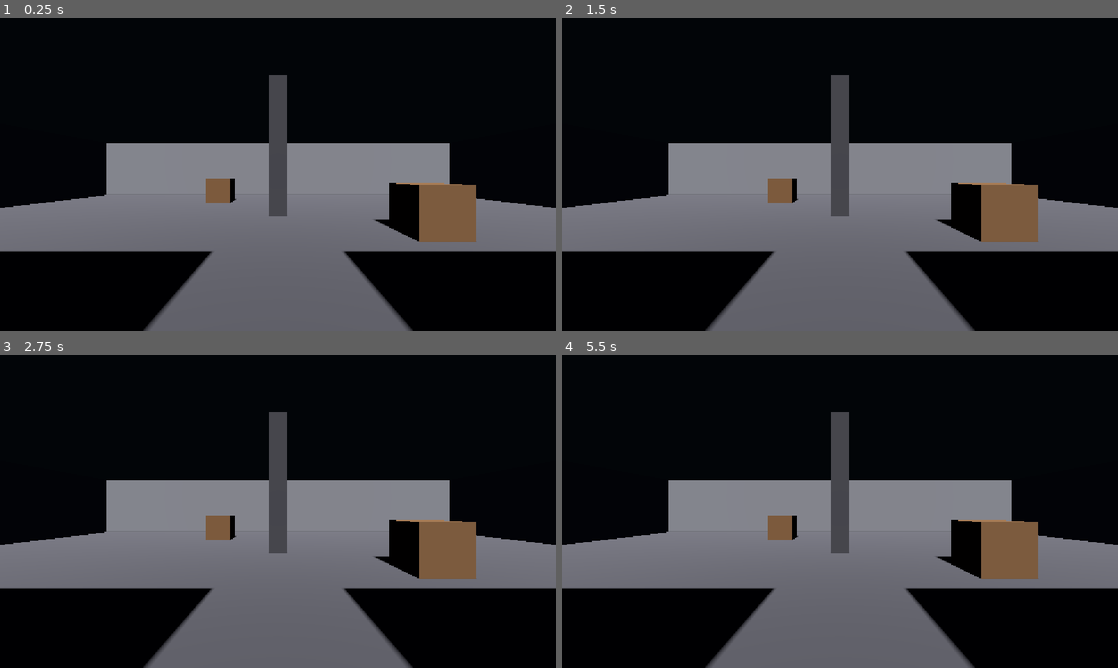
Above: before the commit, frames 1-4 (two rows, left to right).
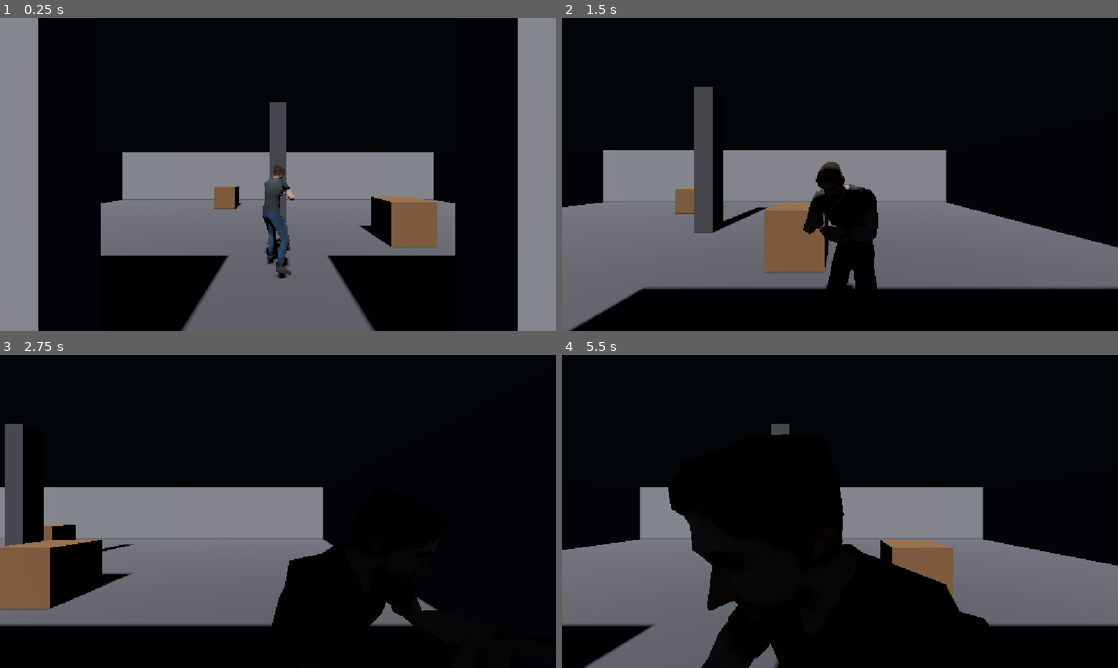
Above: after the commit, the same moments.

Repository: Wa1gala/mega_game
Game: Godot game, scene res://art/levels/test_office.tscn
Two runs of this game, one before a commit and one after it. Both use one fixed random seed, a clock stepped at 60 frames per second and the inputs below. Before the commit the project has no main scene; this scene is started directly in both runs.
Inputs:
- Up to frame 1 (0.25 s): no input
- Up to frame 2 (1.5 s): tap Enter (ui_accept) at 0.5, 0.77 s; hold Right (ui_right) 0.53-1.28 s; hold Shift (sprint, bound only after the commit) 0.53-1.28 s; hold Down (ui_down) from 1.28 s (still down); tap Shift (sprint, bound only after the commit) at 1.35 s
- Up to frame 3 (2.75 s): tap Enter (ui_accept) at 1.52 s; release Down (ui_down) at 2.03 s; hold Right (ui_right) from 2.03 s (still down); hold Shift (sprint, bound only after the commit) from 2.03 s (still down)
- Up to frame 4 (5.5 s): release Right (ui_right) at 2.78 s; release Shift (sprint, bound only after the commit) at 2.78 s; hold Up (ui_up) 2.78-3.53 s; tap Shift (sprint, bound only after the commit) at 2.85, 4.35 s; tap Enter (ui_accept) at 3.02, 3.77, 4.52 s; hold Shift (sprint, bound only after the commit) 3.53-4.28 s; hold Left (ui_left) 3.53-5.03 s; hold Down (ui_down) from 5.03 s (still down); hold Shift (sprint, bound only after the commit) from 5.03 s (still down)

The runs differ from the first frame. In frame 1, 26% of the frame differs, in the area x 0-100%, y 0-100%; in frame 2, 33%; in frame 3, 31%; in frame 4, 37%, in the area x 0-100%, y 18-100%.

Commit message:
Attach the character model and play walk and run animations.
Co-authored-by: Cursor <cursoragent@cursor.com>

Diff:
--- a/art/levels/test_office.tscn
+++ b/art/levels/test_office.tscn
@@ -1,4 +1,6 @@
-[gd_scene format=3 uid="uid://dlr28i1jca1ww"]
+[gd_scene load_steps=19 format=3 uid="uid://dlr28i1jca1ww"]
+
+[ext_resource type="PackedScene" uid="uid://5sgy0k2htp7b" path="res://player.tscn" id="1_player"]
 
 [sub_resource type="Environment" id="env_greybox"]
 background_mode = 1
@@ -161,3 +163,6 @@
 
 [node name="CollisionShape3D" type="CollisionShape3D" parent="Column" unique_id=1819721191]
 shape = SubResource("shape_column")
+
+[node name="Player" parent="." unique_id=1778528221 instance=ExtResource("1_player")]
+transform = Transform3D(1, 0, 0, 0, 1, 0, 0, 0, 1, 0, 0.2, 3.5)
--- a/player.tscn
+++ b/player.tscn
@@ -1,6 +1,7 @@
-[gd_scene load_steps=4 format=3]
+[gd_scene load_steps=5 format=3 uid="uid://5sgy0k2htp7b"]
 
 [ext_resource type="Script" uid="uid://diivr2f20kq8w" path="res://scripts/player.gd" id="1_player"]
+[ext_resource type="PackedScene" uid="uid://bmit01i30nuks" path="res://art/characters/player/male_casual.fbx" id="2_model"]
 
 [sub_resource type="CapsuleShape3D" id="CapsuleShape3D_body"]
 
@@ -12,18 +13,22 @@
 properties/1/spawn = true
 properties/1/replication_mode = 1
 
-[node name="Player" type="CharacterBody3D"]
+[node name="Player" type="CharacterBody3D" unique_id=1778528220]
 script = ExtResource("1_player")
 
-[node name="CollisionShape3D" type="CollisionShape3D" parent="."]
+[node name="CollisionShape3D" type="CollisionShape3D" parent="." unique_id=1475761716]
 transform = Transform3D(1, 0, 0, 0, 1, 0, 0, 0, 1, 0, 1, 0)
 shape = SubResource("CapsuleShape3D_body")
 
-[node name="SpringArm3D" type="SpringArm3D" parent="."]
+[node name="SpringArm3D" type="SpringArm3D" parent="." unique_id=903021500]
 transform = Transform3D(1, 0, 0, 0, 1, 0, 0, 0, 1, 0, 1.6, 0)
 spring_length = 3.5
 
-[node name="Camera3D" type="Camera3D" parent="SpringArm3D"]
+[node name="Camera3D" type="Camera3D" parent="SpringArm3D" unique_id=1552112852]
+transform = Transform3D(1, 0, 0, 0, 1, 0, 0, 0, 1, 0.2821241, 0.078834295, 0.6887504)
 
-[node name="MultiplayerSynchronizer" type="MultiplayerSynchronizer" parent="."]
+[node name="MultiplayerSynchronizer" type="MultiplayerSynchronizer" parent="." unique_id=1695078453]
 replication_config = SubResource("SceneReplicationConfig_sync")
+
+[node name="male_casual" parent="." unique_id=1927968805 instance=ExtResource("2_model")]
+transform = Transform3D(-1, 0, -8.742278e-08, 0, 1, 0, 8.742278e-08, 0, -1, 0, 0.044837564, 0)
--- a/project.godot
+++ b/project.godot
@@ -11,6 +11,7 @@
 [application]
 
 config/name="game"
+run/main_scene="res://art/levels/test_office.tscn"
 config/features=PackedStringArray("4.7", "Forward Plus")
 config/icon="res://icon.svg"
 
@@ -19,6 +20,38 @@
 window/stretch/mode="canvas_items"
 window/stretch/aspect="expand"
 
+[input]
+
+move_left={
+"deadzone": 0.5,
+"events": [Object(InputEventKey,"resource_local_to_scene":false,"resource_name":"","device":-1,"window_id":0,"alt_pressed":false,"shift_pressed":false,"ctrl_pressed":false,"meta_pressed":false,"pressed":false,"keycode":0,"physical_keycode":65,"key_label":0,"unicode":97,"location":0,"echo":false,"script":null)
+, Object(InputEventKey,"resource_local_to_scene":false,"resource_name":"","device":-1,"window_id":0,"alt_pressed":false,"shift_pressed":false,"ctrl_pressed":false,"meta_pressed":false,"pressed":false,"keycode":4194319,"physical_keycode":0,"key_label":0,"unicode":0,"location":0,"echo":false,"script":null)
+]
+}
+move_right={
+"deadzone": 0.5,
+"events": [Object(InputEventKey,"resource_local_to_scene":false,"resource_name":"","device":-1,"window_id":0,"alt_pressed":false,"shift_pressed":false,"ctrl_pressed":false,"meta_pressed":false,"pressed":false,"keycode":0,"physical_keycode":68,"key_label":0,"unicode":100,"location":0,"echo":false,"script":null)
+, Object(InputEventKey,"resource_local_to_scene":false,"resource_name":"","device":-1,"window_id":0,"alt_pressed":false,"shift_pressed":false,"ctrl_pressed":false,"meta_pressed":false,"pressed":false,"keycode":4194321,"physical_keycode":0,"key_label":0,"unicode":0,"location":0,"echo":false,"script":null)
+]
+}
+move_forward={
+"deadzone": 0.5,
+"events": [Object(InputEventKey,"resource_local_to_scene":false,"resource_name":"","device":-1,"window_id":0,"alt_pressed":false,"shift_pressed":false,"ctrl_pressed":false,"meta_pressed":false,"pressed":false,"keycode":0,"physical_keycode":87,"key_label":0,"unicode":119,"location":0,"echo":false,"script":null)
+, Object(InputEventKey,"resource_local_to_scene":false,"resource_name":"","device":-1,"window_id":0,"alt_pressed":false,"shift_pressed":false,"ctrl_pressed":false,"meta_pressed":false,"pressed":false,"keycode":4194320,"physical_keycode":0,"key_label":0,"unicode":0,"location":0,"echo":false,"script":null)
+]
+}
+sprint={
+"deadzone": 0.5,
+"events": [Object(InputEventKey,"resource_local_to_scene":false,"resource_name":"","device":-1,"window_id":0,"alt_pressed":false,"shift_pressed":false,"ctrl_pressed":false,"meta_pressed":false,"pressed":false,"keycode":0,"physical_keycode":4194325,"key_label":0,"unicode":0,"location":0,"echo":false,"script":null)
+]
+}
+move_back={
+"deadzone": 0.5,
+"events": [Object(InputEventKey,"resource_local_to_scene":false,"resource_name":"","device":-1,"window_id":0,"alt_pressed":false,"shift_pressed":false,"ctrl_pressed":false,"meta_pressed":false,"pressed":false,"keycode":0,"physical_keycode":83,"key_label":0,"unicode":115,"location":0,"echo":false,"script":null)
+, Object(InputEventKey,"resource_local_to_scene":false,"resource_name":"","device":-1,"window_id":0,"alt_pressed":false,"shift_pressed":false,"ctrl_pressed":false,"meta_pressed":false,"pressed":false,"keycode":4194322,"physical_keycode":0,"key_label":0,"unicode":0,"location":0,"echo":false,"script":null)
+]
+}
+
 [physics]
 
 3d/physics_engine="Jolt Physics"
--- a/scripts/player.gd
+++ b/scripts/player.gd
@@ -1,9 +1,16 @@
 extends CharacterBody3D
 
-const SPEED = 5.0
-const JUMP_VELOCITY = 4.5
+const WALK_SPEED := 2.6
+const RUN_SPEED := 5.0
+const JUMP_VELOCITY := 4.5
+const WALK_ANIM_SPEED := 1.88
+const RUN_ANIM_SPEED := 4.7
 
 @onready var camera: Camera3D = $SpringArm3D/Camera3D
+@onready var model: Node3D = $male_casual
+
+var _animation_player: AnimationPlayer
+var _previous_position := Vector3.ZERO
 
 
 func _enter_tree() -> void:
@@ -17,25 +24,88 @@
 
 func _ready() -> void:
 	camera.current = is_multiplayer_authority()
+	_previous_position = global_position
+	_setup_animations()
 
 
 func _physics_process(delta: float) -> void:
-	if not is_multiplayer_authority():
-		return
+	if is_multiplayer_authority():
+		_move(delta)
+	_update_animation(delta)
+	_previous_position = global_position
 
+
+func _move(delta: float) -> void:
 	if not is_on_floor():
 		velocity += get_gravity() * delta
 
 	if Input.is_action_just_pressed("ui_accept") and is_on_floor():
 		velocity.y = JUMP_VELOCITY
 
-	var input_dir := Input.get_vector("ui_left", "ui_right", "ui_up", "ui_down")
+	var input_dir := Input.get_vector("move_left", "move_right", "move_forward", "move_back")
 	var direction := (transform.basis * Vector3(input_dir.x, 0, input_dir.y)).normalized()
+	var speed := RUN_SPEED if Input.is_action_pressed("sprint") else WALK_SPEED
 	if direction:
-		velocity.x = direction.x * SPEED
-		velocity.z = direction.z * SPEED
+		velocity.x = direction.x * speed
+		velocity.z = direction.z * speed
 	else:
-		velocity.x = move_toward(velocity.x, 0, SPEED)
-		velocity.z = move_toward(velocity.z, 0, SPEED)
+		velocity.x = move_toward(velocity.x, 0, speed)
+		velocity.z = move_toward(velocity.z, 0, speed)
 
 	move_and_slide()
+
+
+func _setup_animations() -> void:
+	_animation_player = AnimationPlayer.new()
+	_animation_player.name = "AnimationPlayer"
+	_animation_player.root_node = NodePath("..")
+	model.add_child(_animation_player)
+	var library := AnimationLibrary.new()
+	library.add_animation("idle", _take_animation("res://art/characters/player/Idle.fbx"))
+	library.add_animation("walk", _take_animation("res://art/characters/player/Walk Forward.fbx"))
+	library.add_animation("run", _take_animation("res://art/characters/player/Run Forward.fbx"))
+	_animation_player.add_animation_library(&"", library)
+	_animation_player.play(&"idle")
+
+
+func _take_animation(path: String) -> Animation:
+	var packed := load(path) as PackedScene
+	var root := packed.instantiate()
+	var source := root.get_node("AnimationPlayer") as AnimationPlayer
+	var animation := source.get_animation("mixamo_com").duplicate() as Animation
+	animation.loop_mode = Animation.LOOP_LINEAR
+	for track in range(animation.get_track_count() - 1, -1, -1):
+		var track_path := String(animation.track_get_path(track))
+		if track_path == "rig" and animation.track_get_type(track) == Animation.TYPE_POSITION_3D:
+			animation.remove_track(track)
+	root.free()
+	return animation
+
+
+func _update_animation(delta: float) -> void:
+	var horizontal := _horizontal_velocity(delta)
+	var speed := horizontal.length()
+	if speed > 0.2:
+		var direction := horizontal / speed
+		var target_yaw := atan2(direction.x, direction.z)
+		model.rotation.y = lerp_angle(model.rotation.y, target_yaw, 12.0 * delta)
+
+	var next := &"idle"
+	var reference_speed := 1.0
+	if speed > WALK_SPEED + 0.4:
+		next = &"run"
+		reference_speed = RUN_ANIM_SPEED
+	elif speed > 0.2:
+		next = &"walk"
+		reference_speed = WALK_ANIM_SPEED
+
+	if _animation_player.current_animation != String(next):
+		_animation_player.play(next, 0.12)
+	_animation_player.speed_scale = 1.0 if next == &"idle" else clampf(speed / reference_speed, 0.75, 1.6)
+
+
+func _horizontal_velocity(delta: float) -> Vector3:
+	if is_multiplayer_authority():
+		return Vector3(velocity.x, 0.0, velocity.z)
+	var step := global_position - _previous_position
+	return Vector3(step.x, 0.0, step.z) / maxf(delta, 0.0001)
Binary file added: art/characters/player/Idle.fbx
Not shown, added: art/characters/player/Idle.fbx.import
Binary file added: art/characters/player/Run Forward.fbx
Not shown, added: art/characters/player/Run Forward.fbx.import
Binary file added: art/characters/player/Walk Forward.fbx
Not shown, added: art/characters/player/Walk Forward.fbx.import
Binary file added: art/characters/player/male_casual.fbx
Not shown, added: art/characters/player/male_casual.fbx.import
Binary file added: art/characters/player/man_tex.png
Not shown, added: art/characters/player/man_tex.png.import
